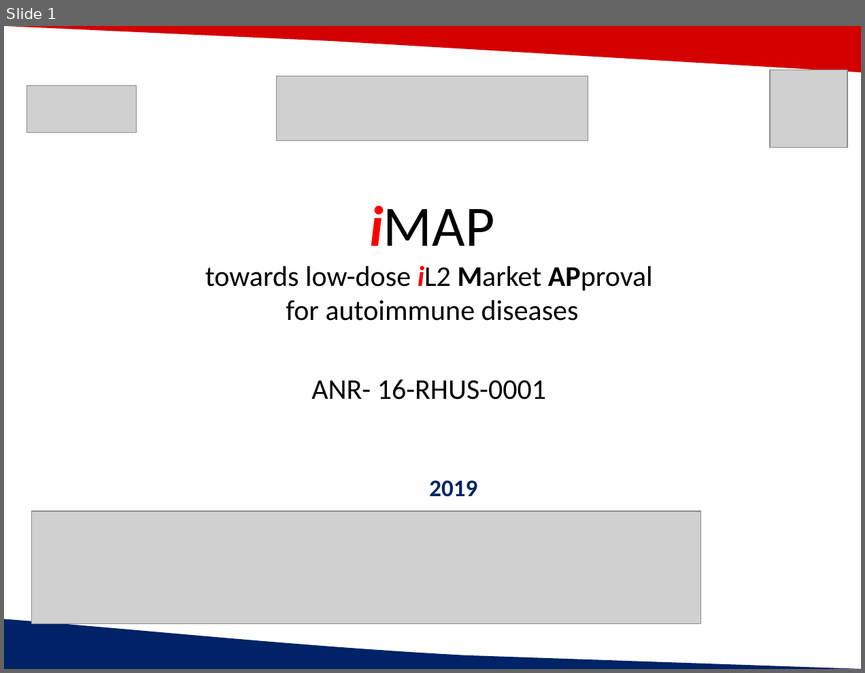
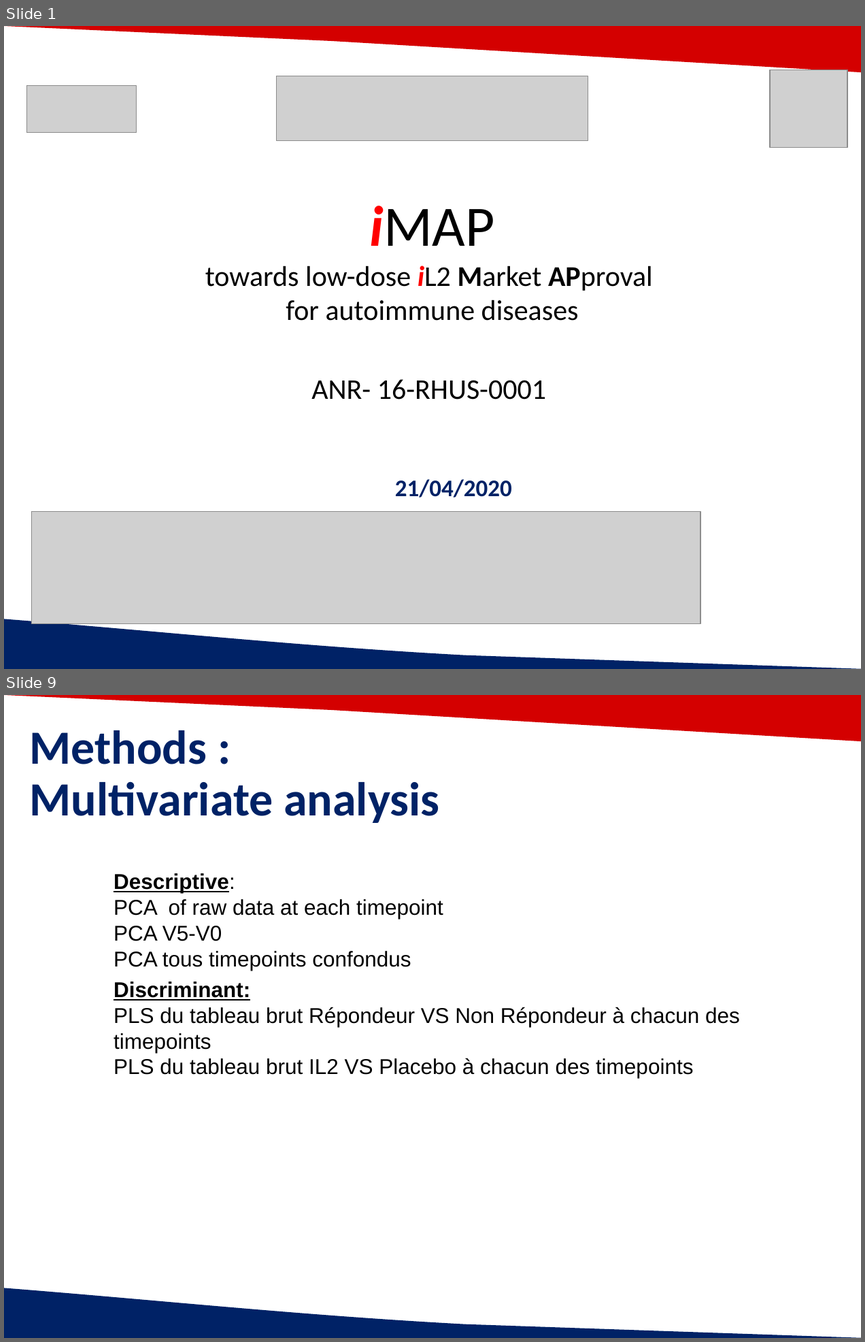
Before and after one commit to Caroline-Peltier/script_bt, a slide deck: pres/IntegrativeAnalysis_ICM_04_21_2020.pptx. Shown one above the other, each under a label of ours: slide 1 before the commit, slides 1 and 9 after it; the slides between them are not shown. The pictures are 865x673 and 865x1342 pixels, drawn with LibreOffice and Linux fonts; fonts in the diff are those of the drawing; grey boxes stand for pictures; background and template pictures are left out. Boxes give left, top, right and bottom in pixels: in the first picture for what was removed or moved away, otherwise in the second. Text is boxed around its words. In the diff, an @@ line names an element or a change of style, - is before the commit and + after.

```diff
--- a/pres/IntegrativeAnalysis_ICM_04_21_2020.pptx
+++ b/pres/IntegrativeAnalysis_ICM_04_21_2020.pptx
@@ slide 9 added at box(4, 695, 861, 1338), background #FFFFFF; not listed: 2 template elements that a slide beside it also shows @@
@@ text added at box(30, 730, 439, 823), 40 pt, text #002266, bold @@
+Methods :
+Multivariate analysis
@@ text added at box(113, 873, 443, 970), 18 pt, text #000000 @@
+Descriptive:
+PCA of raw data at each timepoint
+PCA V5-V0
+PCA tous timepoints confondus
@@ text added at box(113, 981, 740, 1078), 18 pt, text #000000 @@
+Discriminant:
+PLS du tableau brut Répondeur VS Non Répondeur à chacun des timepoints
+PLS du tableau brut IL2 VS Placebo à chacun des timepoints
@@ slide 1 changed as well @@
@@ text at box(395, 479, 512, 497): text changed @@
-2019
+21/04/2020
```
Also in this commit, not shown: 10 other slides added, 13 slides removed, 1 other file.
